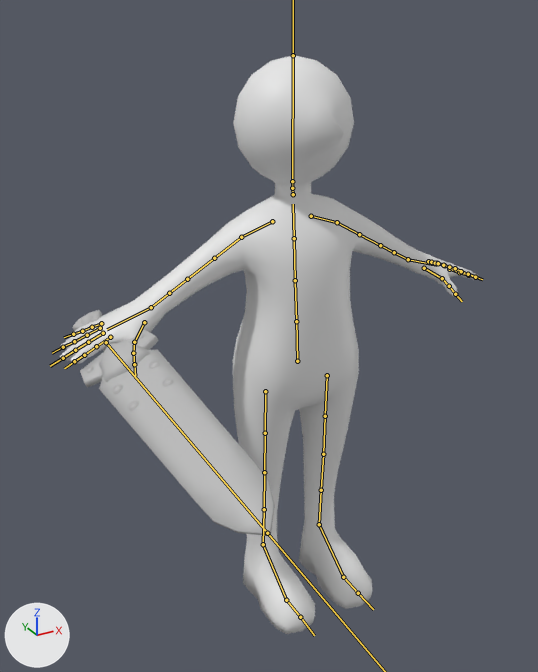
Before and after pictures for a commit that changed the FBX model Assets/_Bond/3D Assets/Characters/Main Character/TempChar.fbx.
Both versions are drawn from a 50 mm camera at (-2.39, -3.95, 4.05) aimed at (-0.17, 0.09, 2.03). Every picture has the same lights, and +X, +Y and +Z are marked at lower left. The bones that bend it are drawn over the model as lines.

Names of what the first picture shows: 'MCBody', 'Sword'.
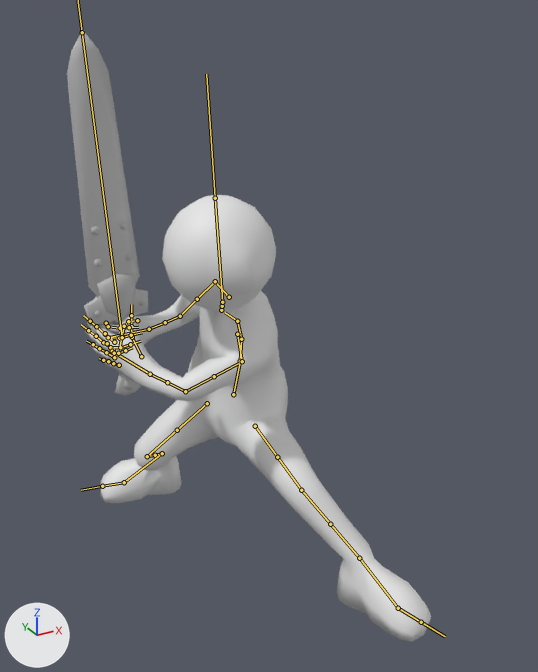
The newer file adds an action. The first version stands in its rest pose; the second is drawn at frame 1 of the action 'MCArmature|HeavyAttack'.

What the commit changed:
Bone 'D.Hips' (bone_d_hips) moves from (0.0, 0.0, 0.0) to (-0.119, -0.53, -0.816).
Bone 'D.Hips' (bone_d_hips) turns from (0, 0, 0) to (5, -65, -19) degrees about its own x, y and z.
Bone 'D.Spine1' (bone_d_spine1) turns from (0, 0, 0) to (33, -6, -23) degrees about its own x, y and z.
Bone 'D.Spine2' (bone_d_spine2) turns from (0, 0, 0) to (14, -24, -10) degrees about its own x, y and z.
Bone 'D.Spine3' (bone_d_spine3) turns from (0, 0, 0) to (19, 2, -8) degrees about its own x, y and z.
Bone 'D.Neck' (bone_d_neck) turns from (0, 0, 0) to (-29, 6, 21) degrees about its own x, y and z.
Bone 'D.Neck2' (bone_d_neck2) turns from (0, 0, 0) to (0, 106, 0) degrees about its own x, y and z.
Bone 'D.Head' (bone_d_head) turns from (0, 0, 0) to (-22, 0, 0) degrees about its own x, y and z.
Bone 'D.Shoulder.L' (bone_d_shoulder_l) turns from (0, 0, 0) to (-34, 0, 0) degrees about its own x, y and z.
Bone 'D.Arm.L' (bone_d_arm_l) turns from (0, 0, 0) to (-25, 16, 65) degrees about its own x, y and z.
Bone 'D.Arm2.L' (bone_d_arm2_l) turns from (0, 0, 0) to (0, -21, 0) degrees about its own x, y and z.
Bone 'D.Forearm.L' (bone_d_forearm_l) turns from (0, 0, 0) to (54, 0, 0) degrees about its own x, y and z.
Bone 'D.Forearm2.L' (bone_d_forearm2_l) turns from (0, 0, 0) to (0, -70, 0) degrees about its own x, y and z.
Bone 'D.Hand.L' (bone_d_hand_l) turns from (0, 0, 0) to (20, 0, 0) degrees about its own x, y and z.
Bone 'D.Shoulder.R' (bone_d_shoulder_r) turns from (0, 0, 0) to (0, 0, -32) degrees about its own x, y and z.
Bone 'D.Arm.R' (bone_d_arm_r) turns from (0, 0, 0) to (16, 9, -60) degrees about its own x, y and z.
Bone 'D.Arm2.R' (bone_d_arm2_r) turns from (0, 0, 0) to (0, 37, 0) degrees about its own x, y and z.
Bone 'D.Forearm.R' (bone_d_forearm_r) turns from (0, 0, 0) to (66, 0, 0) degrees about its own x, y and z.
Bone 'D.Forearm2.R' (bone_d_forearm2_r) turns from (0, 0, 0) to (0, 49, 0) degrees about its own x, y and z.
Bone 'D.Hand.R' (bone_d_hand_r) turns from (0, 0, 0) to (0, 0, -7) degrees about its own x, y and z.
Bone 'D.Finger1_1.R' (bone_d_finger1_1_r) turns from (0, 0, 0) to (74, 0, 0) degrees about its own x, y and z.
Bone 'D.Finger1_2.R' (bone_d_finger1_2_r) turns from (0, 0, 0) to (61, 0, 0) degrees about its own x, y and z.
Bone 'D.Finger1_3.R' (bone_d_finger1_3_r) turns from (0, 0, 0) to (39, 0, 0) degrees about its own x, y and z.
Bone 'D.Finger2_1.R' (bone_d_finger2_1_r) turns from (0, 0, 0) to (77, 0, 0) degrees about its own x, y and z.
Bone 'D.Finger2_2.R' (bone_d_finger2_2_r) turns from (0, 0, 0) to (52, 0, 0) degrees about its own x, y and z.
Bone 'D.Finger2_3.R' (bone_d_finger2_3_r) turns from (0, 0, 0) to (45, 0, 0) degrees about its own x, y and z.
Bone 'D.Finger3_1.R' (bone_d_finger3_1_r) turns from (0, 0, 0) to (80, 0, 0) degrees about its own x, y and z.
Bone 'D.Finger3_2.R' (bone_d_finger3_2_r) turns from (0, 0, 0) to (42, 0, 0) degrees about its own x, y and z.
Bone 'D.Finger3_3.R' (bone_d_finger3_3_r) turns from (0, 0, 0) to (40, 0, 0) degrees about its own x, y and z.
Bone 'D.Finger4_1.R' (bone_d_finger4_1_r) turns from (0, 0, 0) to (81, 0, 0) degrees about its own x, y and z.
Bone 'D.Finger4_2.R' (bone_d_finger4_2_r) turns from (0, 0, 0) to (21, 0, 0) degrees about its own x, y and z.
Bone 'D.Finger4_3.R' (bone_d_finger4_3_r) turns from (0, 0, 0) to (34, 0, 0) degrees about its own x, y and z.
Bone 'D.Thumb_1.R' (bone_d_thumb_1_r) turns from (0, 0, 0) to (0, 42, -30) degrees about its own x, y and z.
Bone 'D.Thumb_2.R' (bone_d_thumb_2_r) turns from (0, 0, 0) to (39, -10, 14) degrees about its own x, y and z.
Bone 'D.Thumb_3.R' (bone_d_thumb_3_r) turns from (0, 0, 0) to (46, 0, 0) degrees about its own x, y and z.
Bone 'Sword' (bone_sword) moves from (0.0, 0.0, 0.0) to (0.091, 0.0, 0.025).
Bone 'D.UpLeg.L' (bone_d_upleg_l) turns from (0, 0, 0) to (-14, -10, -67) degrees about its own x, y and z.
Bone 'D.UpLeg2.L' (bone_d_upleg2_l) turns from (0, 0, 0) to (0, -25, 0) degrees about its own x, y and z.
Bone 'D.Leg.L' (bone_d_leg_l) turns from (0, 0, 0) to (35, 0, 0) degrees about its own x, y and z.
Bone 'D.Foot.L' (bone_d_foot_l) turns from (0, 0, 0) to (49, -34, -32) degrees about its own x, y and z.
Bone 'D.UpLeg.R' (bone_d_upleg_r) turns from (0, 0, 0) to (-32, 7, 25) degrees about its own x, y and z.
Bone 'D.UpLeg2.R' (bone_d_upleg2_r) turns from (0, 0, 0) to (0, -19, 0) degrees about its own x, y and z.
Bone 'D.Leg.R' (bone_d_leg_r) turns from (0, 0, 0) to (83, 0, 0) degrees about its own x, y and z.
Bone 'D.Foot.R' (bone_d_foot_r) turns from (0, 0, 0) to (-45, 47, -32) degrees about its own x, y and z.

What differs and where, as boxes [x1, y1, x2, y2] in the pictures (538 x 672 px):
'MCBody', posed (17% narrower, 23% shorter): before [60, 55, 478, 634]; after [85, 195, 431, 642]
'Sword', posed (60% narrower, 62% taller): before [72, 310, 275, 536]; after [67, 30, 148, 396]
bone 'D.Hips', root to tip: before (297, 361) to (296, 319); after (233, 394) to (240, 359)
bone 'D.Spine1', root to tip: before (296, 321) to (295, 280); after (240, 361) to (241, 339)
bone 'D.Spine2', root to tip: before (295, 280) to (294, 238); after (241, 339) to (237, 321)
bone 'D.Spine3', root to tip: before (294, 238) to (293, 204); after (237, 321) to (225, 312)
bone 'D.Neck', root to tip: before (293, 194) to (292, 188); after (221, 310) to (222, 306)
bone 'D.Neck2', root to tip: before (292, 188) to (292, 181); after (222, 306) to (222, 302)
bone 'D.Head', root to tip: before (292, 181) to (293, 55); after (222, 302) to (215, 198)
bone 'D.Shoulder.L', root to tip: before (311, 216) to (337, 222); after (237, 334) to (242, 361)
bone 'D.Arm.L', root to tip: before (337, 222) to (359, 234); after (242, 361) to (214, 376)
bone 'D.Arm2.L', root to tip: before (359, 234) to (380, 245); after (214, 376) to (185, 391)
bone 'D.Forearm.L', root to tip: before (380, 245) to (394, 252); after (185, 391) to (167, 382)
bone 'D.Forearm2.L', root to tip: before (394, 252) to (408, 259); after (167, 382) to (150, 374)
bone 'D.Hand.L', root to tip: before (408, 259) to (437, 265); after (150, 374) to (118, 355)
bone 'D.Shoulder.R', root to tip: before (272, 221) to (241, 237); after (229, 297) to (215, 281)
bone 'D.Arm.R', root to tip: before (241, 237) to (214, 258); after (215, 281) to (197, 299)
bone 'D.Arm2.R', root to tip: before (214, 258) to (187, 279); after (197, 299) to (180, 316)
bone 'D.Forearm.R', root to tip: before (187, 279) to (169, 293); after (180, 316) to (165, 322)
bone 'D.Forearm2.R', root to tip: before (169, 293) to (151, 307); after (165, 322) to (149, 329)
bone 'D.Hand.R', root to tip: before (151, 307) to (107, 329); after (149, 329) to (110, 337)
bone 'D.Finger1_1.R', root to tip: before (110, 337) to (96, 346); after (106, 323) to (108, 326)
bone 'D.Finger1_2.R', root to tip: before (96, 346) to (84, 355); after (108, 326) to (120, 328)
bone 'D.Finger1_3.R', root to tip: before (84, 355) to (74, 361); after (120, 328) to (129, 327)
bone 'D.Finger2_1.R', root to tip: before (103, 333) to (88, 342); after (105, 333) to (108, 337)
bone 'D.Finger2_2.R', root to tip: before (88, 342) to (75, 350); after (108, 337) to (119, 338)
bone 'D.Finger2_3.R', root to tip: before (75, 350) to (63, 358); after (119, 338) to (131, 335)
bone 'D.Finger3_1.R', root to tip: before (100, 328) to (87, 335); after (107, 343) to (110, 347)
bone 'D.Finger3_2.R', root to tip: before (87, 335) to (74, 341); after (110, 347) to (120, 347)
bone 'D.Finger3_3.R', root to tip: before (74, 341) to (63, 347); after (120, 347) to (130, 344)
bone 'D.Finger4_1.R', root to tip: before (101, 323) to (92, 327); after (112, 351) to (114, 353)
bone 'D.Finger4_2.R', root to tip: before (92, 327) to (82, 331); after (114, 353) to (118, 353)
bone 'D.Finger4_3.R', root to tip: before (82, 331) to (73, 334); after (118, 353) to (125, 350)
bone 'D.Thumb_1.R', root to tip: before (144, 322) to (134, 342); after (137, 320) to (128, 321)
bone 'D.Thumb_2.R', root to tip: before (134, 342) to (133, 353); after (128, 321) to (124, 326)
bone 'D.Thumb_3.R', root to tip: before (133, 353) to (134, 364); after (124, 326) to (122, 336)
bone 'Sword', root to tip: before (106, 342) to (267, 533); after (122, 337) to (82, 32)
bone 'D.UpLeg.L', root to tip: before (327, 375) to (325, 416); after (255, 426) to (277, 457)
bone 'D.UpLeg2.L', root to tip: before (325, 416) to (323, 454); after (277, 457) to (301, 490)
bone 'D.Leg.L', root to tip: before (323, 454) to (321, 490); after (301, 490) to (330, 524)
bone 'D.Foot.L', root to tip: before (319, 524) to (343, 577); after (359, 558) to (398, 608)
bone 'D.UpLeg.R', root to tip: before (265, 391) to (265, 433); after (207, 403) to (177, 430)
bone 'D.UpLeg2.R', root to tip: before (265, 433) to (264, 472); after (177, 430) to (147, 456)
bone 'D.Leg.R', root to tip: before (264, 472) to (264, 509); after (147, 456) to (155, 455)
bone 'D.Foot.R', root to tip: before (263, 544) to (286, 600); after (162, 453) to (124, 482)
